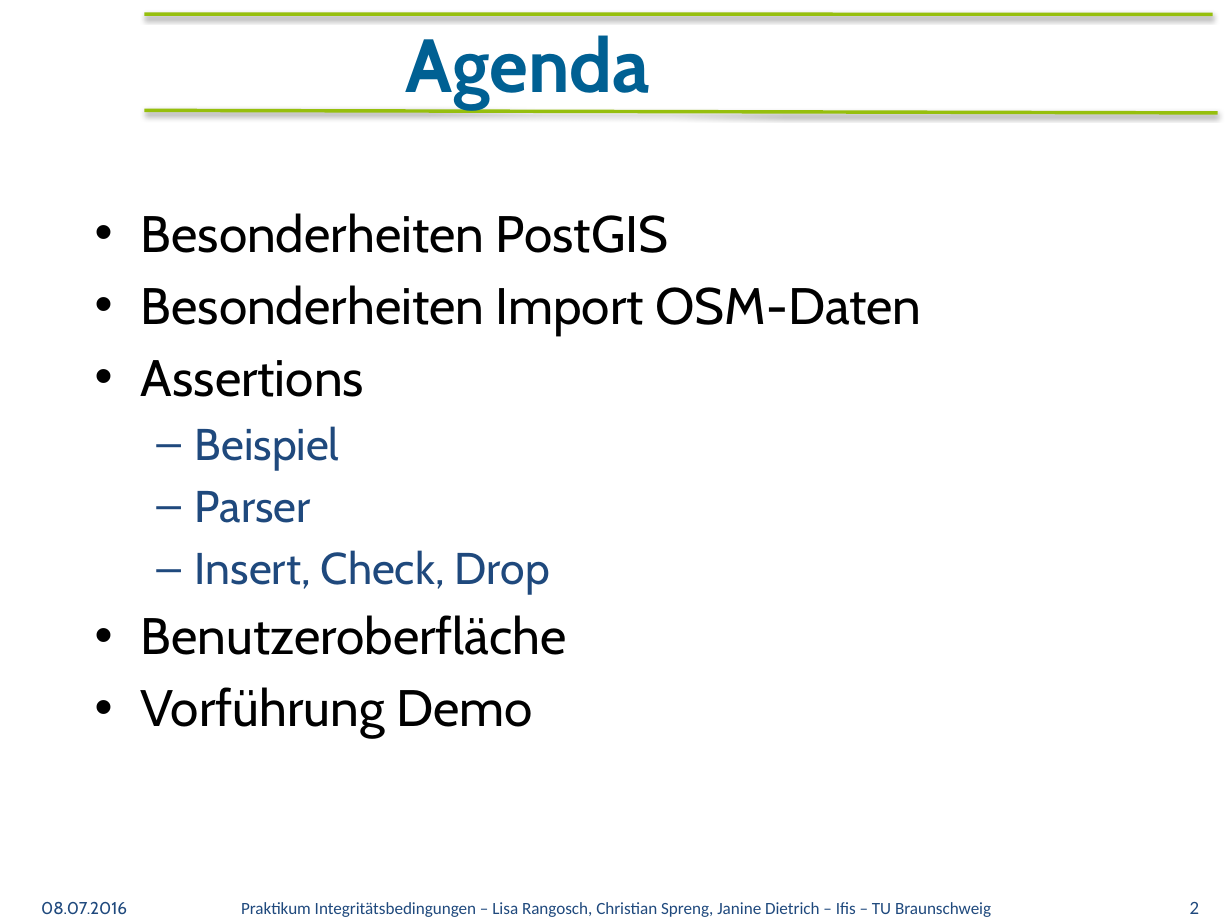
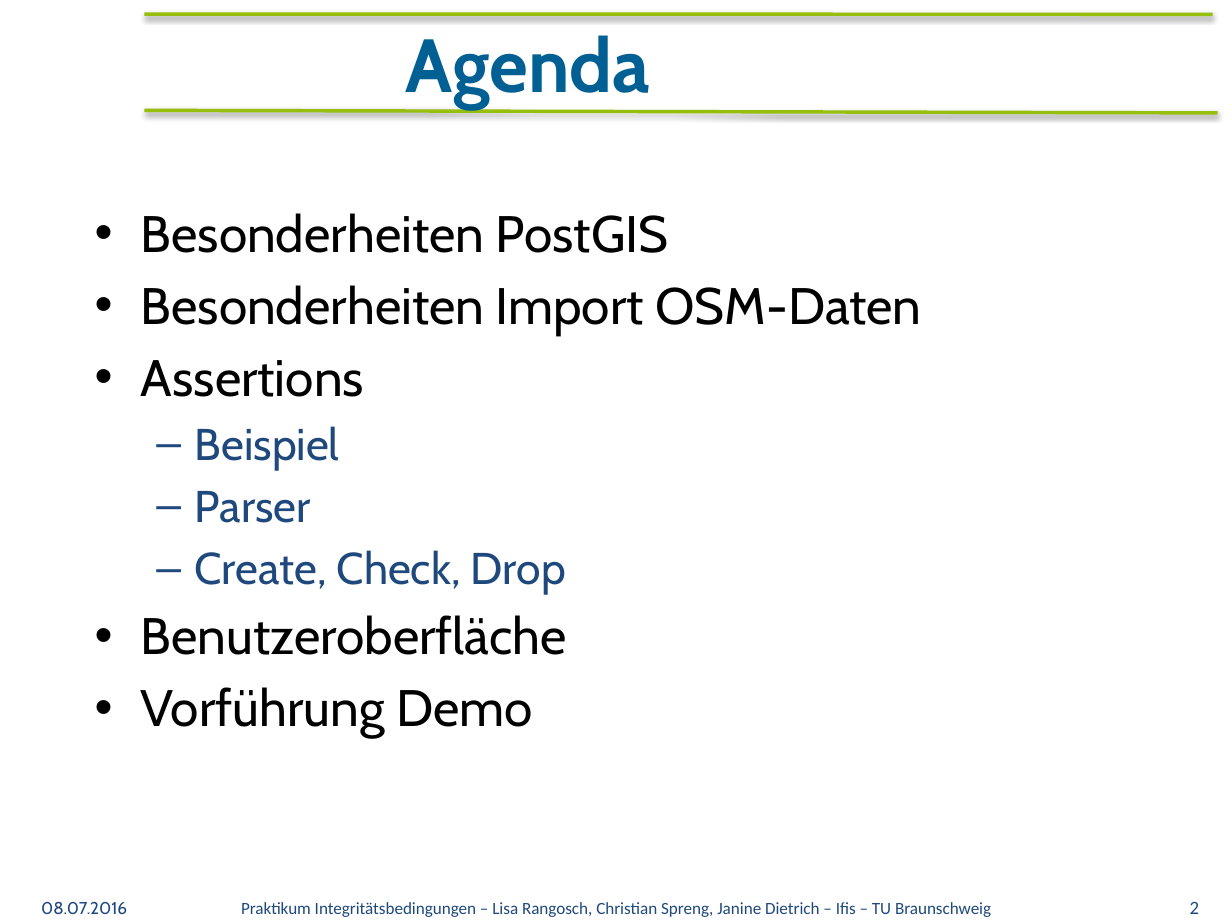
Before and after one commit to overfly42/db-lab, a slide deck: slide 2 of Präsentation/Präsentation_IC 2.pptx. Drawn at 1232x924 pixels with LibreOffice and Linux fonts; fonts in the diff are those of the drawing; background and template pictures are left out. Boxes give left, top, right and bottom in pixels: in the first picture for what was removed or moved away, otherwise in the second. Text is boxed around its words. In the diff, an @@ line names an element or a change of style, - is before the commit and + after.

```diff
--- a/Präsentation/Präsentation_IC 2.pptx
+++ b/Präsentation/Präsentation_IC 2.pptx
@@ text at [195,550,566,595]: text changed @@
-  – Insert, Check, Drop
+  – Create, Check, Drop
```
Also in this commit, not shown: 1 other file.
